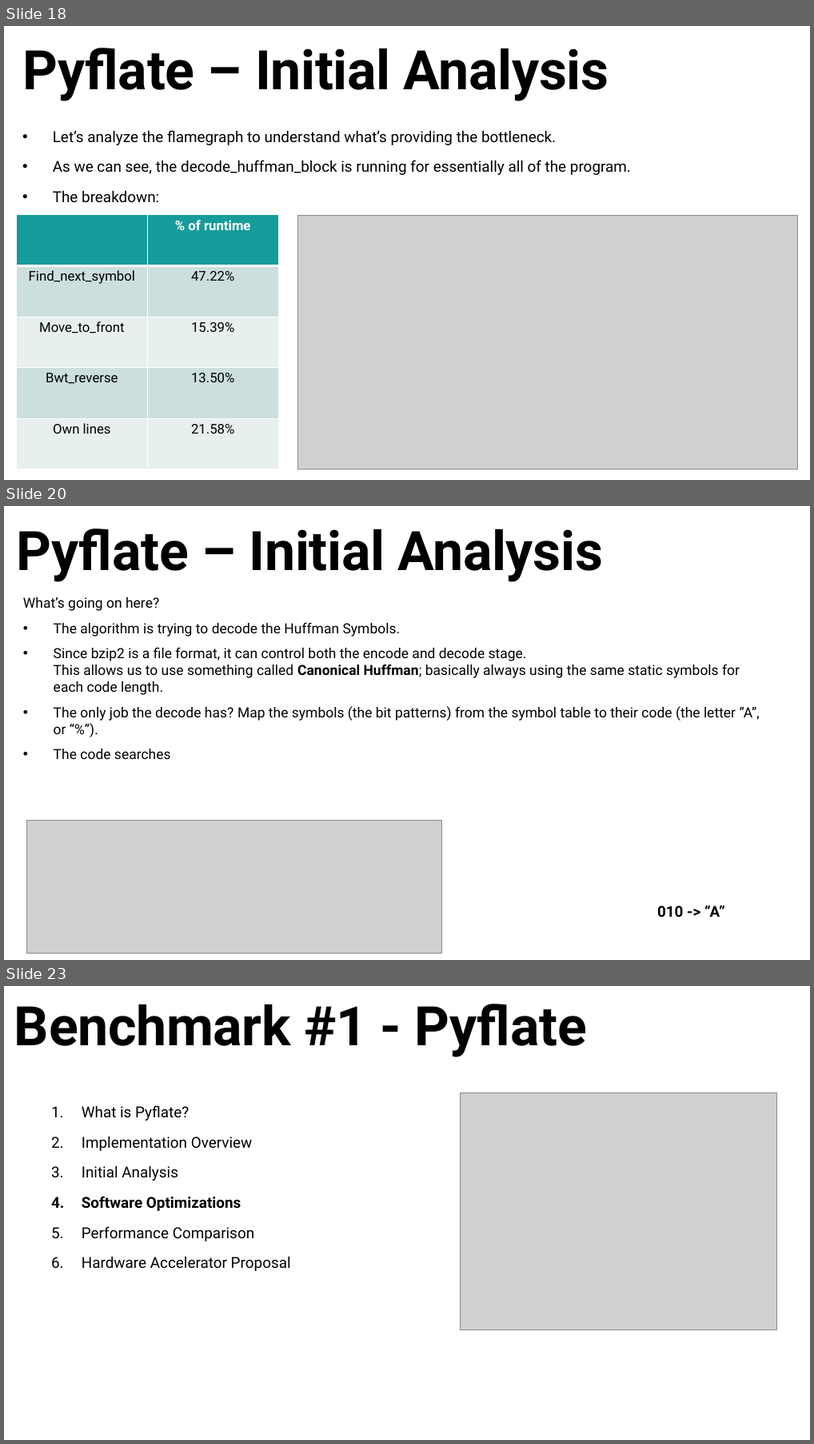
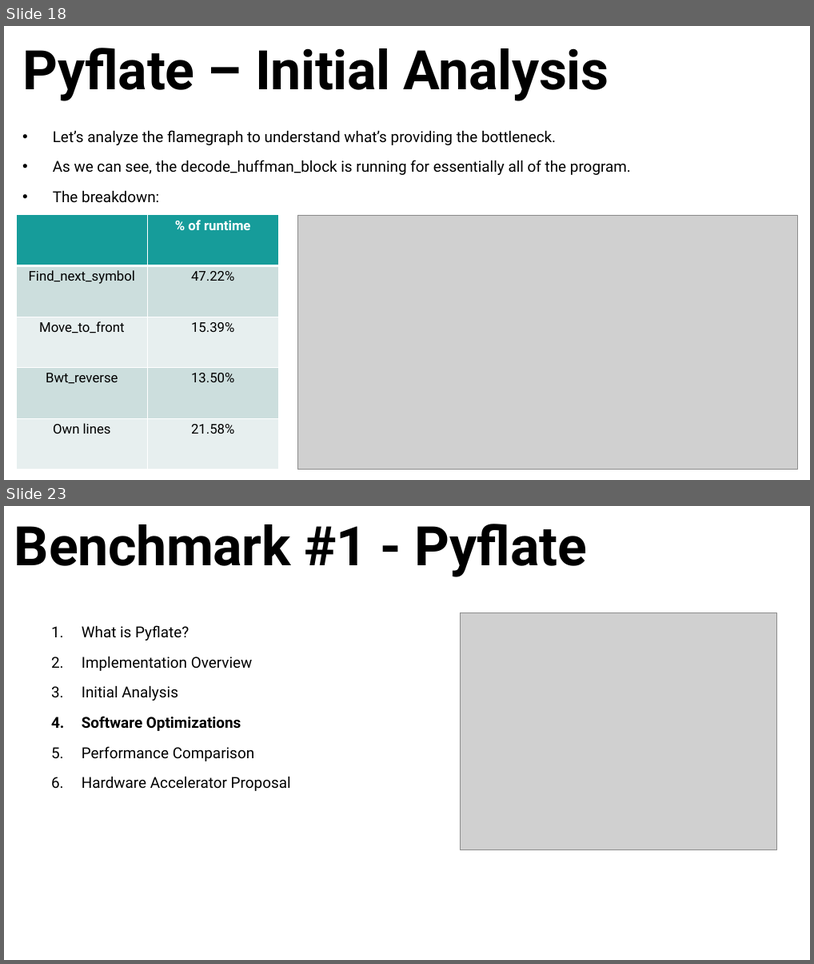
Before and after one commit to oridaniel09/nnproject, a slide deck: FinalPresentation.pptx. Shown one above the other, each under a label of ours: slides 18, 20 and 23 before the commit, slides 18 and 23 after it; the slides between them are not shown. The pictures are 814x1444 and 814x964 pixels, drawn with LibreOffice and Linux fonts; fonts in the diff are those of the drawing; grey boxes stand for pictures. Boxes give left, top, right and bottom in pixels: in the first picture for what was removed or moved away, otherwise in the second. Text is boxed around its words. In the diff, an @@ line names an element or a change of style, - is before the commit and + after.

Commit message:
[Pyflate] Add performance results to powerpoint

```diff
--- a/FinalPresentation.pptx
+++ b/FinalPresentation.pptx
@@ slide 20 removed at (4,506,810,960), background #FFFFFF @@
@@ title removed at (17,528,603,582) @@
-Pyflate – Initial Analysis
@@ text removed at (23,597,760,759) @@
-What’s going on here?
-• The algorithm is trying to decode the Huffman Symbols.
-• Since bzip2 is a file format, it can control both the encode and decode stage.
-  This allows us to use something called Canonical Huffman; basically always using the same static symbols for each code length.
-• The only job the decode has? Map the symbols (the bit patterns) from the symbol table to their code (the letter ”A”, or “%”).
-• The code searches
@@ picture removed at (26,820,442,953) @@
@@ text removed at (658,904,726,917) @@
-010 -> “A”
```
Also in this commit, not shown: 9 slides added, 1 other slide removed, 2 other files.
